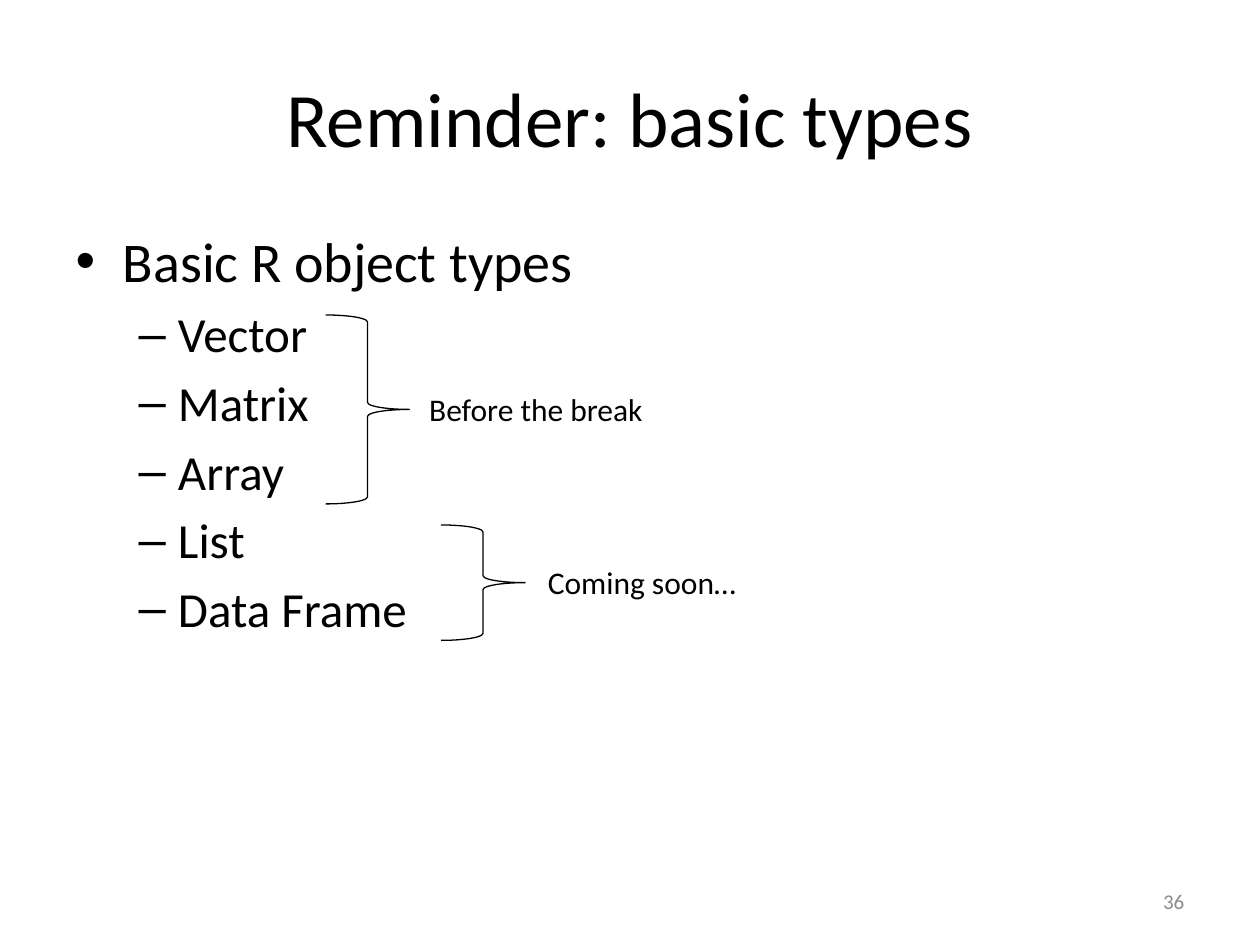
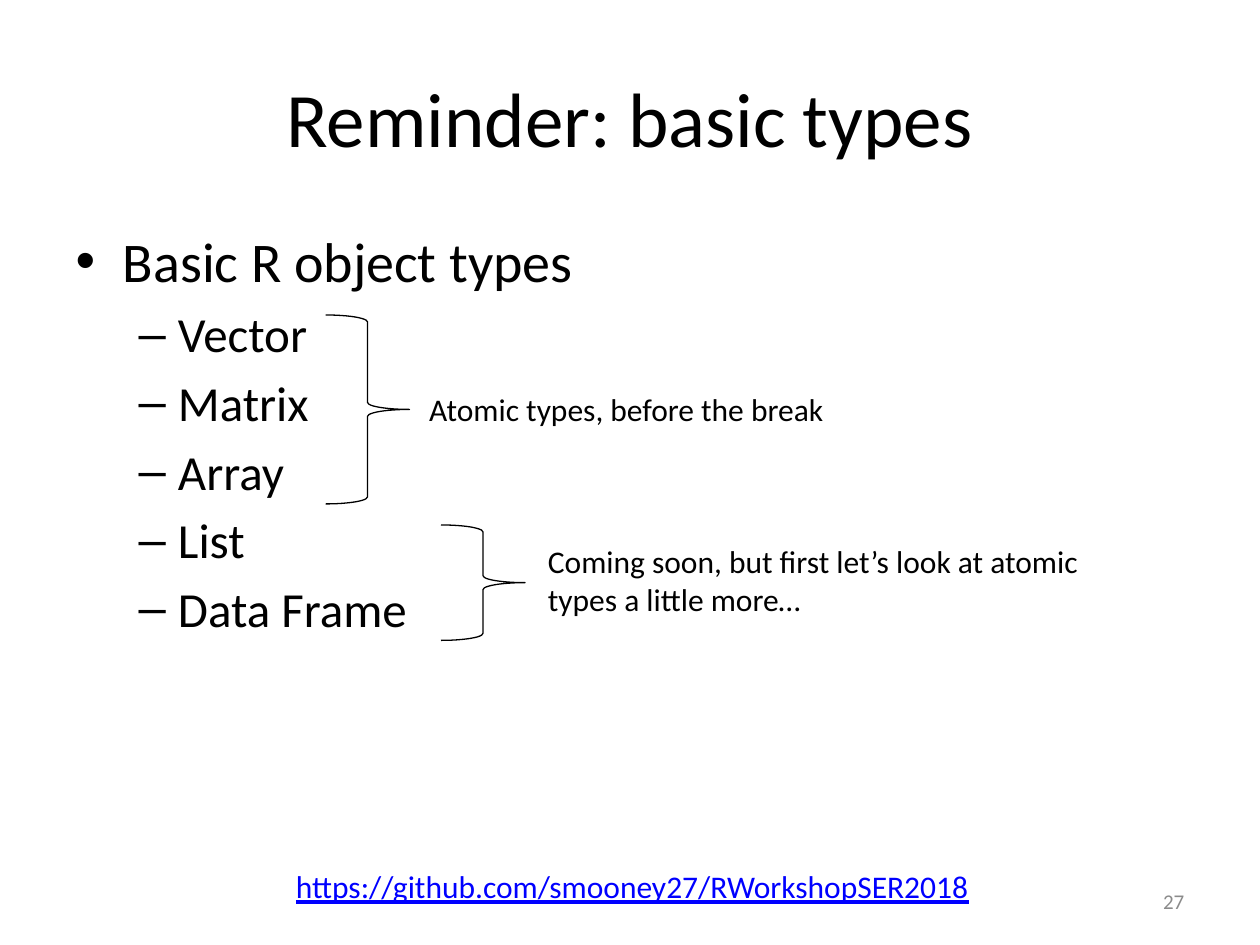
Before and after one commit to smooney27/RWorkshopSER2018, a slide deck: slide 27 of RWorkshopPart1-BasicObjects.pptx (slide 36 before the commit). Drawn at 1260x945 pixels with LibreOffice and Linux fonts; fonts in the diff are those of the drawing. Boxes give left, top, right and bottom in pixels: in the first picture for what was removed or moved away, otherwise in the second. Text is boxed around its words. In the diff, an @@ line names an element or a change of style, - is before the commit and + after.

```diff
--- a/RWorkshopPart1-BasicObjects.pptx
+++ b/RWorkshopPart1-BasicObjects.pptx
@@ text at (429,399,823,426): text changed @@
-Before the break
+Atomic types, before the break
@@ text at (548,551,1077,616): text changed @@
-Coming soon…
+Coming soon, but first let’s look at atomic types a little more…
@@ text added at (296,876,968,904), 18 pt, text #0000FF, underline @@
+https://github.com/smooney27/RWorkshopSER2018
@@ page number at (1163,895,1184,909): text changed @@
-36
+27
```
Also in this commit, not shown: 33 other slides changed, 3 slides added, 10 slides removed, 13 other files.
